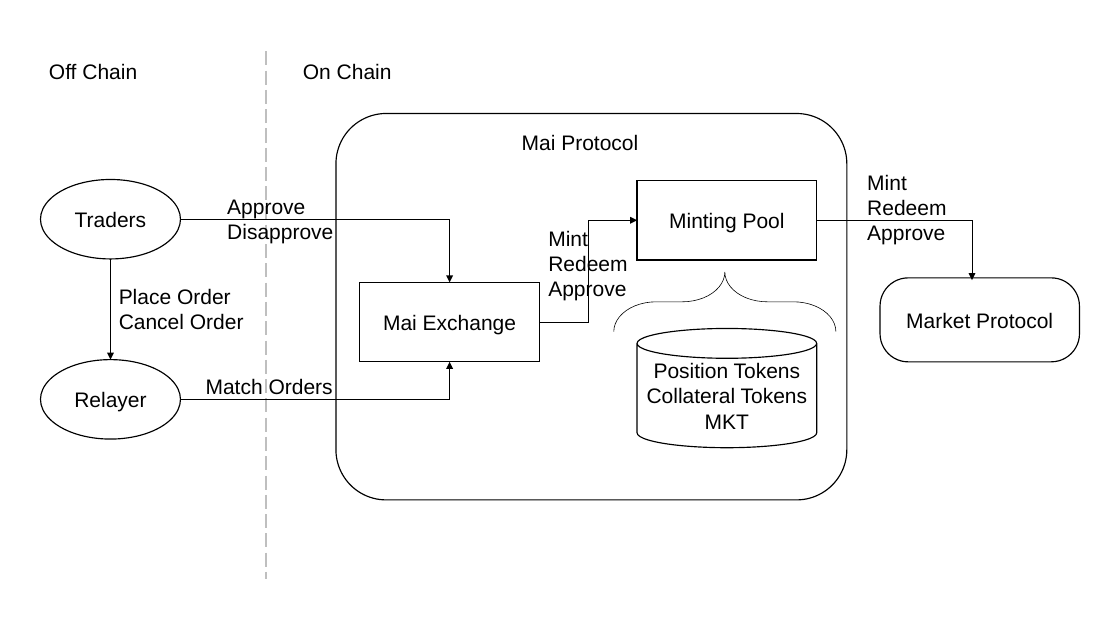
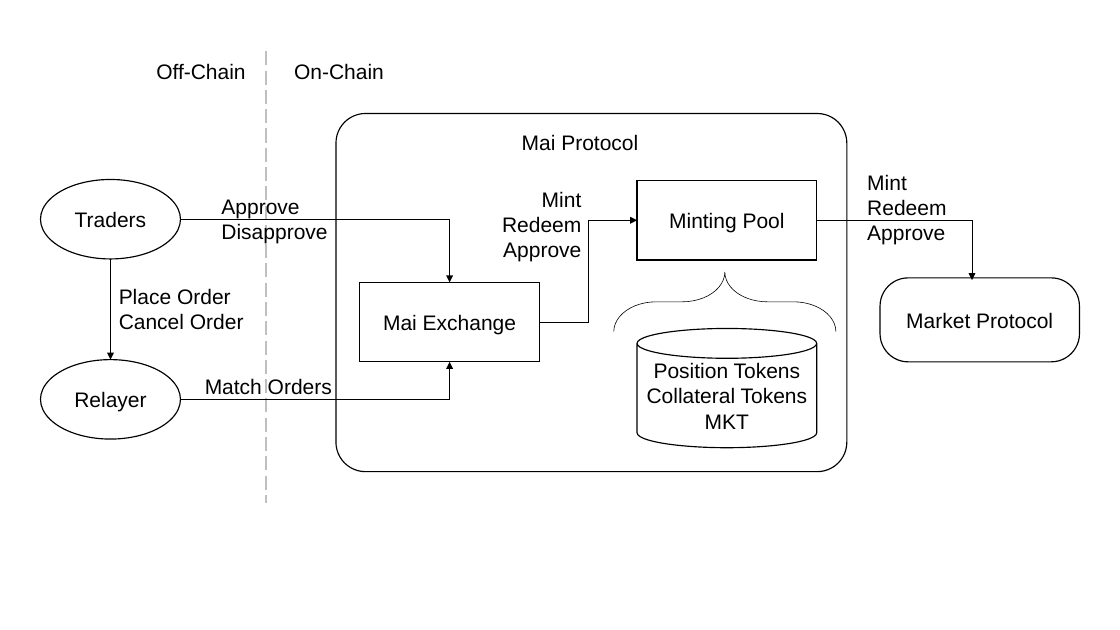
Before and after one commit to mcdexio/documents, a slide deck: slide 1 of en/asset/mai-arch.pptx. Drawn at 1120x630 pixels with LibreOffice and Linux fonts; fonts in the diff are those of the drawing. Boxes give left, top, right and bottom in pixels: in the first picture for what was removed or moved away, otherwise in the second. Text is boxed around its words. In the diff, an @@ line names an element or a change of style, - is before the commit and + after.

```diff
--- a/en/asset/mai-arch.pptx
+++ b/en/asset/mai-arch.pptx
@@ line moved from (266, 51) - (266, 579) to (266, 51) - (266, 503) @@
@@ text at bbox=[156, 63, 245, 80]: text changed @@
-Off Chain
+Off-Chain
@@ text at bbox=[294, 63, 384, 80]: text changed @@
-On Chain
+On-Chain
@@ rounded rectangle: place and size @@
-rounded rectangle at bbox=[336, 113, 847, 500]
+rounded rectangle at bbox=[336, 113, 847, 471]
@@ rounded rectangle at bbox=[336, 113, 847, 471]: proportions changed @@
@@ text "Approve": place and size @@
-text "Approve" at bbox=[227, 197, 333, 243]
+text "Approve" at bbox=[221, 197, 327, 243]
@@ text "Mint": place and size @@
-text "Mint" at bbox=[548, 230, 627, 301]
+text "Mint" at bbox=[502, 191, 582, 262]
@@ text "Mint" at bbox=[502, 191, 582, 262]: alignment left to right @@
```
Also in this commit, not shown: 1 other slide changed, 5 other files.
